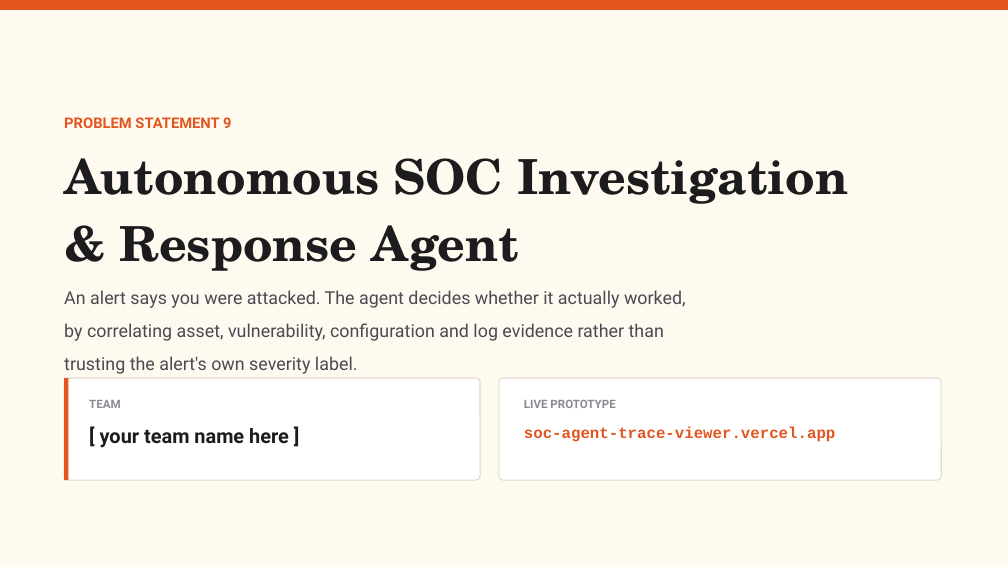
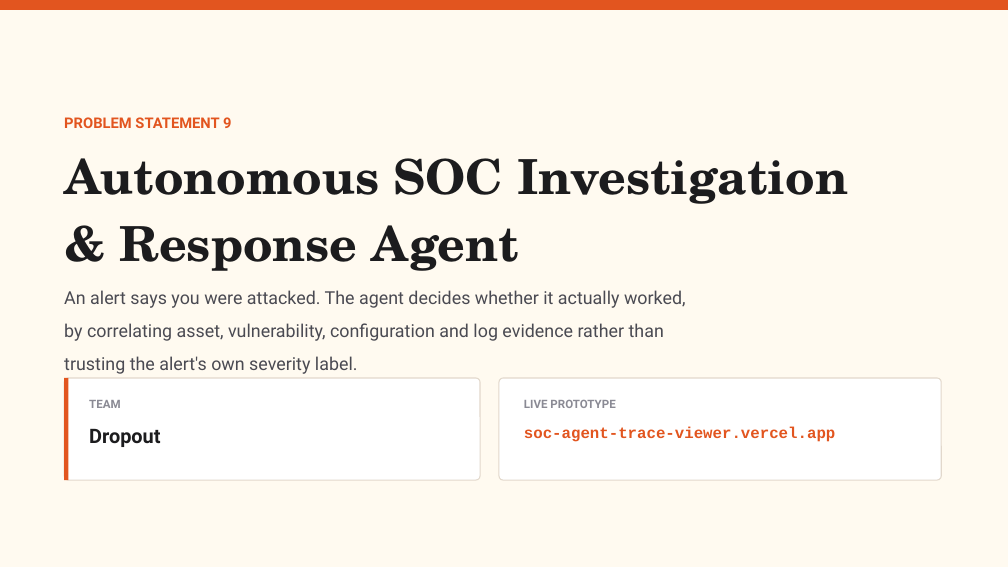
Before and after one commit to Graybeep/Dropout_Autonomous-SOC-Investigation-Response-Agent, a slide deck: slide 1 of deck.pptx. Drawn at 1008x567 pixels with LibreOffice and Linux fonts; fonts in the diff are those of the drawing. Boxes give left, top, right and bottom in pixels: in the first picture for what was removed or moved away, otherwise in the second. Text is boxed around its words. In the diff, an @@ line names an element or a change of style, - is before the commit and + after.

```diff
--- a/deck.pptx
+++ b/deck.pptx
@@ text at [89,429,160,447]: text changed @@
-[ your team name here ]
+Dropout
```
Also in this commit, not shown: 2 other slides changed, 1 other file.
